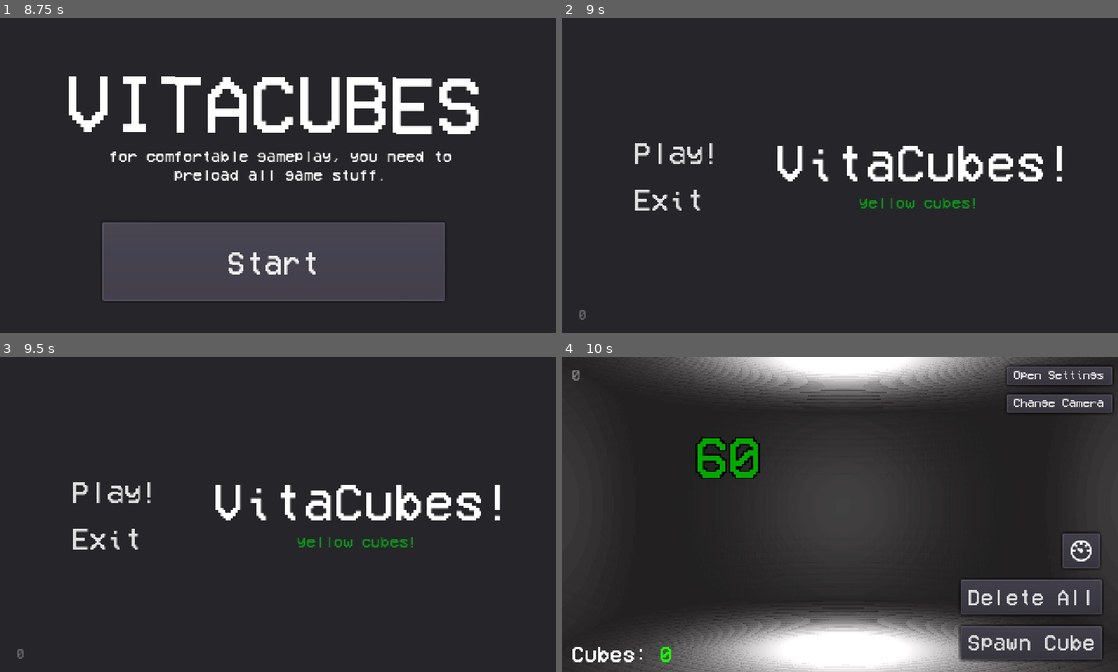
Above: before the commit, frames 1-4 (two rows, left to right).
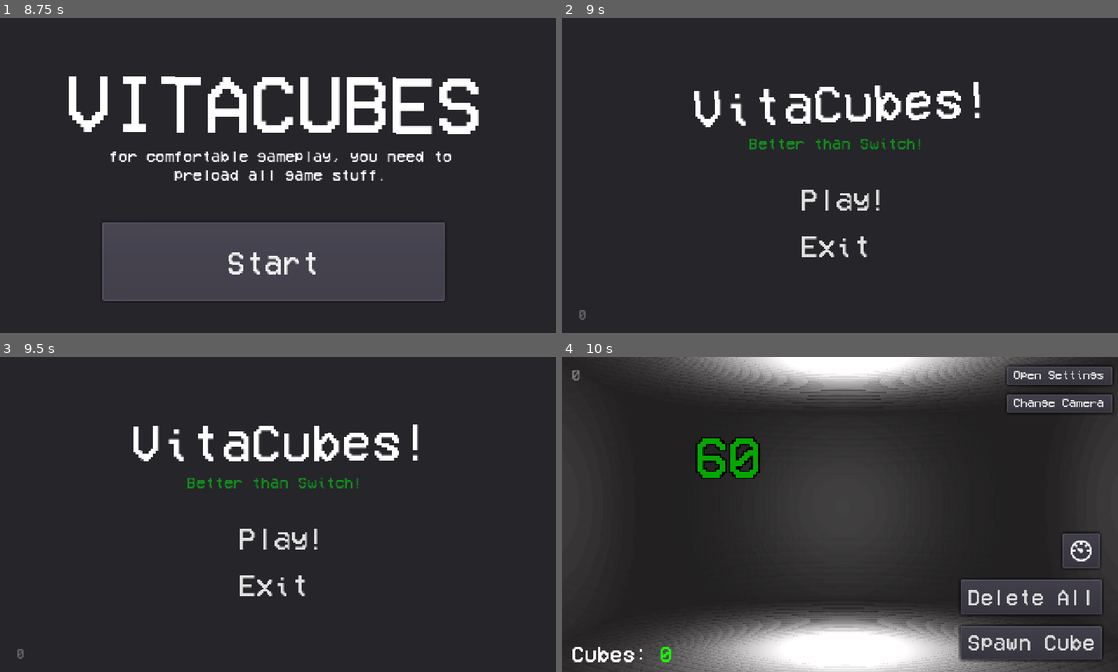
Above: after the commit, the same moments.

Repository: yaragirodev/vitaCubes
Game: Godot game, scene res://scenes/preLoadMenu.tscn
The game is run twice, just before and just after one commit, with the same random seed, the same clock (stepped at 60 frames per second) and the same inputs.
Inputs (mouse positions are in pixels of both pictures, inside the frame that each line leads up to):
- Up to frame 1 (8.75 s): click "Spawn Cube" at 0.5 s; click "Change Camera" at 1.25 s; click (517, 210) at 2 s; click "Spawn Cube" at 2.75 s; click "Change Camera" at 3.5 s; click (517, 210) at 4.25 s; click "Spawn Cube" at 5 s; click "Change Camera" at 5.75 s; click (517, 210) at 6.5 s; click "Open Settings" at 7.25 s; click "Load Assets" at 8 s
- Up to frame 2 (9 s): click "Start" at 8.75 s
- Up to frame 3 (9.5 s): no input
- Up to frame 4 (10 s): click "Play!" at 9.5 s

Frame 1 is identical in both runs. In frame 2, 6.3% of the frame differs, in the area x 13-90%, y 20-76%; in frame 3, 6.3%; in frame 4, nothing differs.

Commit message:
added vsync toggle in settings, and updated menu

Diff:
--- a/global/globalData.gd
+++ b/global/globalData.gd
@@ -11,8 +11,9 @@
 var isMusicPlaying = false
 var isInOtherCamera = false
 var isInSettings = false
+var isVsyncOn = true
 
 # splahses!
-var splashes = ['now on vita!', 'OpenGL ES 2.0 sucks.', 'yellow cubes!', 'wow.. vita is 15 years old..', "Don't eat yellow snow",  "Better than Switch!", "Rear touchpad is useless."]
+var splashes = ['now on vita!', 'no linux version :(', 'OpenGL ES 2.0 sucks.', 'yellow cubes!', 'wow.. vita is 15 years old..', "Don't eat yellow snow",  "Better than Switch!", "Rear touchpad is useless."]
 
 # settings
--- a/gui/settings/settings.gd
+++ b/gui/settings/settings.gd
@@ -4,6 +4,7 @@
 onready var fSlider = $settingsHere/VBoxContainer/frictionSlider
 onready var fovChanger = $settingsHere/VBoxContainer/fov_here
 onready var backButton = $settingsHere/VBoxContainer/BACK
+onready var vsyncTumbler = $settingsHere/VBoxContainer/vsyncOnOff
 export (NodePath) var guiPath
 onready var gui_node = get_node(guiPath)
 
@@ -13,6 +14,7 @@
 	fSlider.connect('value_changed', self, '_onFrictionChanged')
 	fovChanger.connect('value_changed', self, '_onFOVchanged')
 	backButton.connect('pressed', self, '_onBackPressed')
+	vsyncTumbler.connect('pressed', self, '_vsynctoggle')
 
 func _onBounceChanged(value):
 	Cube.physics_material_override.bounce = value
@@ -31,3 +33,17 @@
 	# 1st getparent - canvasLayer; 2nd - spatial (main spatial)
 	gui_node.visible = true
 	globalData.isInSettings = false
+
+
+func _vsynctoggle():
+	if globalData.isVsyncOn == true:
+		print("turning vsync off...")
+		OS.vsync_enabled = false
+		globalData.isVsyncOn = false
+		vsyncTumbler.text = "OFF"
+
+	else:
+		print("turning vsync on...")
+		OS.vsync_enabled = true
+		globalData.isVsyncOn = true
+		vsyncTumbler.text = "ON"
--- a/gui/settings/settings.tscn
+++ b/gui/settings/settings.tscn
@@ -17,6 +17,10 @@
 
 [sub_resource type="DynamicFont" id=4]
 size = 10
+font_data = ExtResource( 1 )
+
+[sub_resource type="DynamicFont" id=5]
+size = 12
 font_data = ExtResource( 1 )
 
 [node name="gameSetings" type="Control"]
@@ -49,7 +53,7 @@
 
 [node name="VBoxContainer" type="VBoxContainer" parent="settingsHere"]
 margin_right = 105.0
-margin_bottom = 159.0
+margin_bottom = 193.0
 
 [node name="cubeSettingsTitle" type="Label" parent="settingsHere/VBoxContainer"]
 margin_right = 105.0
@@ -115,9 +119,25 @@
 max_value = 50.0
 value = 36.0
 
-[node name="BACK" type="Button" parent="settingsHere/VBoxContainer"]
+[node name="VSYNC" type="Label" parent="settingsHere/VBoxContainer"]
 margin_top = 137.0
 margin_right = 105.0
-margin_bottom = 159.0
+margin_bottom = 146.0
+custom_colors/font_color = Color( 0.537255, 0.537255, 0.537255, 1 )
+custom_fonts/font = SubResource( 4 )
+text = "V-SYNC"
+
+[node name="vsyncOnOff" type="Button" parent="settingsHere/VBoxContainer"]
+margin_top = 150.0
+margin_right = 105.0
+margin_bottom = 167.0
+custom_fonts/font = SubResource( 5 )
+toggle_mode = true
+text = "ON"
+
+[node name="BACK" type="Button" parent="settingsHere/VBoxContainer"]
+margin_top = 171.0
+margin_right = 105.0
+margin_bottom = 193.0
 custom_fonts/font = ExtResource( 3 )
 text = "BACK"
--- a/scenes/MainMenu.tscn
+++ b/scenes/MainMenu.tscn
@@ -20,6 +20,38 @@
 size = 11
 font_data = ExtResource( 1 )
 
+[sub_resource type="Animation" id=5]
+length = 0.001
+tracks/0/type = "value"
+tracks/0/path = NodePath("name:rect_rotation")
+tracks/0/interp = 1
+tracks/0/loop_wrap = true
+tracks/0/imported = false
+tracks/0/enabled = true
+tracks/0/keys = {
+"times": PoolRealArray( 0 ),
+"transitions": PoolRealArray( 1 ),
+"update": 0,
+"values": [ -2.1 ]
+}
+
+[sub_resource type="Animation" id=6]
+resource_name = "menuTitle"
+length = 3.5
+loop = true
+tracks/0/type = "value"
+tracks/0/path = NodePath("name:rect_rotation")
+tracks/0/interp = 1
+tracks/0/loop_wrap = true
+tracks/0/imported = false
+tracks/0/enabled = true
+tracks/0/keys = {
+"times": PoolRealArray( 0, 1.5, 3.5 ),
+"transitions": PoolRealArray( -2, -2, -2 ),
+"update": 0,
+"values": [ -2.1, 2.1, -2.1 ]
+}
+
 [node name="Control" type="Control"]
 anchor_right = 1.0
 anchor_bottom = 1.0
@@ -30,39 +62,41 @@
 margin_bottom = 272.0
 
 [node name="name" type="Label" parent="."]
-margin_left = 184.0
-margin_top = 104.0
-margin_right = 444.0
-margin_bottom = 143.0
+margin_left = 112.646
+margin_top = 52.7502
+margin_right = 372.646
+margin_bottom = 91.7502
+rect_rotation = -2.1
+rect_pivot_offset = Vector2( 130, 20 )
 custom_fonts/font = SubResource( 1 )
 text = "VitaCubes!"
 
 [node name="splash" type="Label" parent="."]
 modulate = Color( 1, 1, 1, 0.521569 )
-margin_left = 184.0
-margin_top = 152.0
-margin_right = 432.0
-margin_bottom = 168.0
+margin_left = 112.646
+margin_top = 100.75
+margin_right = 360.646
+margin_bottom = 116.75
 custom_colors/font_color = Color( 0, 0.952941, 0.054902, 1 )
 custom_fonts/font = SubResource( 2 )
 text = "splash"
 align = 1
 
 [node name="Play" type="Button" parent="."]
-margin_left = 56.0
-margin_top = 96.0
-margin_right = 160.0
-margin_bottom = 136.0
+margin_left = 200.0
+margin_top = 136.0
+margin_right = 304.0
+margin_bottom = 176.0
 custom_fonts/font = SubResource( 3 )
 text = "Play!"
 flat = true
 align = 0
 
 [node name="Exit" type="Button" parent="."]
-margin_left = 56.0
-margin_top = 136.0
-margin_right = 160.0
-margin_bottom = 176.0
+margin_left = 200.0
+margin_top = 176.0
+margin_right = 304.0
+margin_bottom = 216.0
 custom_fonts/font = SubResource( 3 )
 text = "Exit"
 flat = true
@@ -82,3 +116,8 @@
 [node name="AudioStreamPlayer" type="AudioStreamPlayer" parent="."]
 stream = ExtResource( 3 )
 autoplay = true
+
+[node name="menu" type="AnimationPlayer" parent="."]
+autoplay = "menuTitle"
+anims/RESET = SubResource( 5 )
+anims/menuTitle = SubResource( 6 )
Not shown: 1 places in gui/settings/settings.tscn that only renumber resources
Not shown: 1 places in scenes/MainMenu.tscn that only renumber resources
